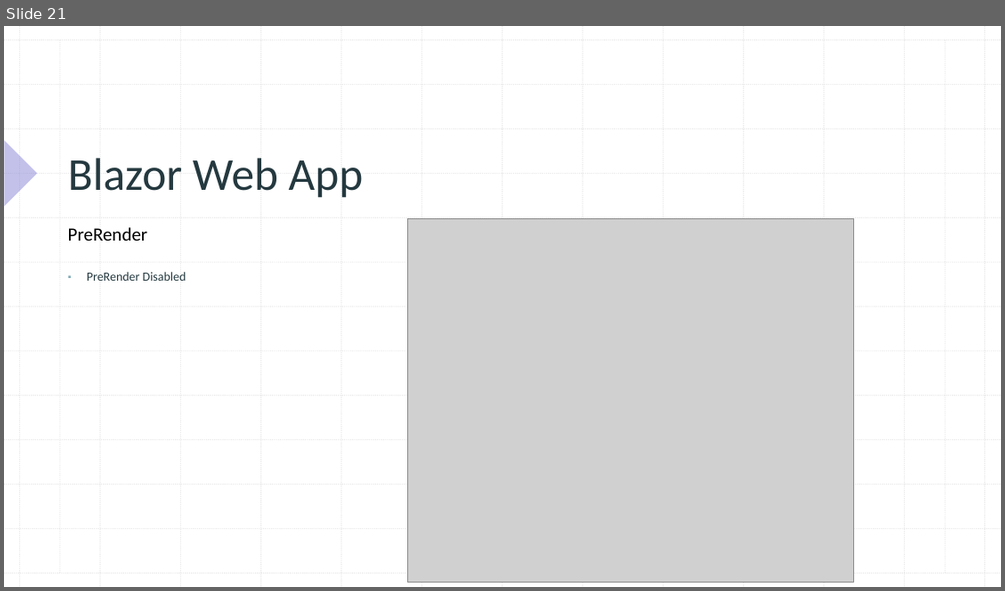
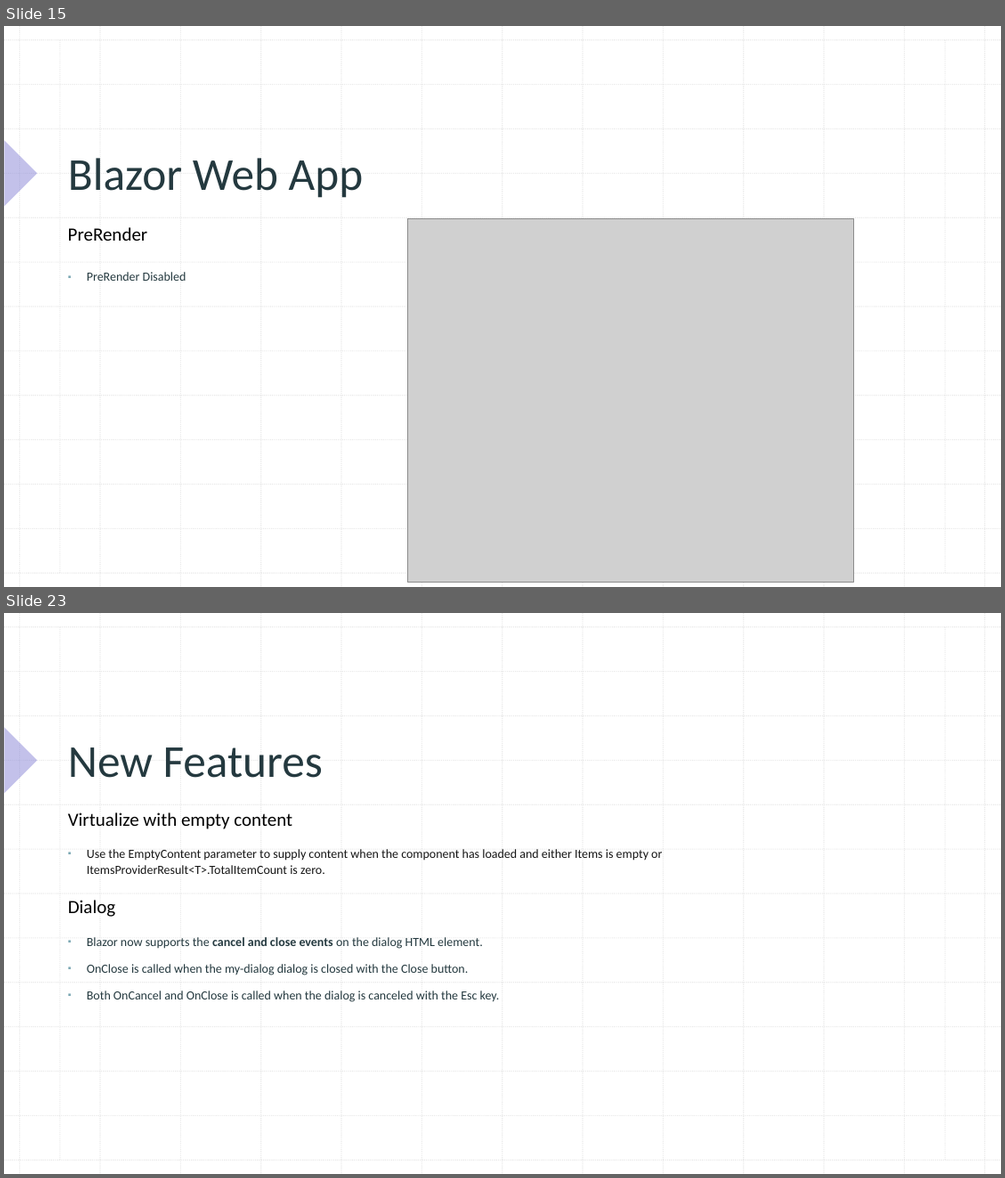
Before and after one commit to xccu/NetCore-Demo, a slide deck: Blazor in .net 8.pptx. Shown one above the other, each under a label of ours: slide 21 before the commit, slides 15 and 23 after it; the slides between them are not shown. The pictures are 1005x591 and 1005x1178 pixels, drawn with LibreOffice and Linux fonts; fonts in the diff are those of the drawing; grey boxes stand for pictures. Boxes give left, top, right and bottom in pixels: in the first picture for what was removed or moved away, otherwise in the second. Text is boxed around its words. In the diff, an @@ line names an element or a change of style, - is before the commit and + after.

```diff
--- a/Blazor in .net 8.pptx
+++ b/Blazor in .net 8.pptx
@@ slide 23 added at (x1=4, y1=613, x2=1001, y2=1174), background #FFFFFF; not listed: 29 template elements that a slide beside it also shows @@
@@ title added at (x1=68, y1=747, x2=323, y2=778), 44 pt, text #24393F @@
+New Features
@@ text added at (x1=68, y1=812, x2=292, y2=829), 18 pt, text #000000 @@
+Virtualize with empty content
@@ text added at (x1=87, y1=849, x2=662, y2=874), 12 pt, text #161616 @@
+▪ Use the EmptyContent parameter to supply content when the component has loaded and either Items is empty or ItemsProviderResult<T>.TotalItemCount is zero.
@@ text added at (x1=68, y1=900, x2=116, y2=916), 18 pt, text #000000 @@
+Dialog
@@ text added at (x1=87, y1=937, x2=500, y2=1002), 12 pt, text #24393F @@
+▪ Blazor now supports the cancel and close events on the dialog HTML element.
+▪ OnClose is called when the my-dialog dialog is closed with the Close button.
+▪ Both OnCancel and OnClose is called when the dialog is canceled with the Esc key.
@@ what was slide 21 is now slide 15 @@
```
Also in this commit, not shown: 7 slides changed, 4 other slides added, 7 slides removed, 39 other files.
